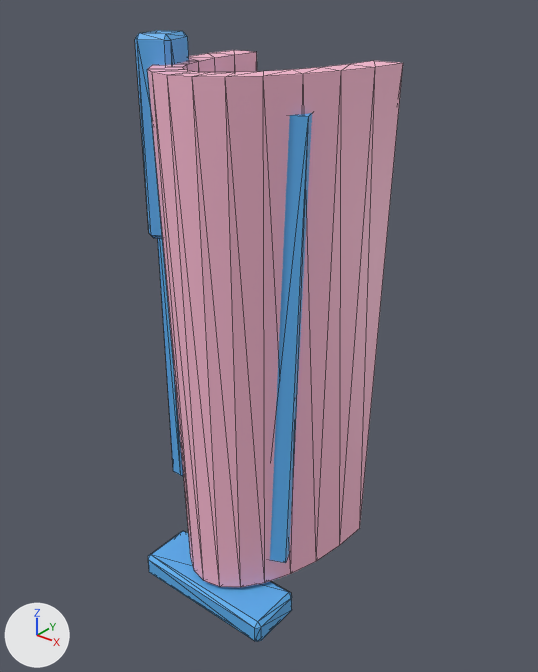
The glTF model viewer/assets/armor-parts/right_thigh/right_thigh.glb, before and after one commit.
One viewpoint serves both versions: a 50 mm camera at (0.2852, -0.3371, 0.2153) aimed at (0.0077, 0.0098, 0.0002). The axes (+X, +Y, +Z) are drawn at lower left. The lights are the same throughout. The first picture is the older version. Mesh edges are drawn as thin lines. Vertices at exactly the same position are counted once.

Names of what the first picture shows: 'armor_right_thigh_v001'.
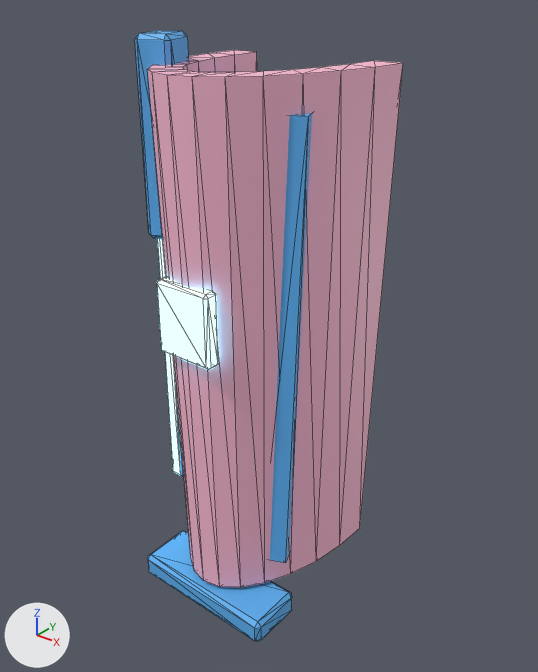
The edits, one by one:
Material 'armor_emissive' (mat_armor_emissive) is new.
Its base color is (0.18, 0.902, 1.0) (cyan #76f4ff).
Its emission color is (0.18, 0.902, 1.0) (cyan #76f4ff).
Its emission strength is 4.0.
me_armor_right_thigh_v001 is used by ob_armor_right_thigh_v001; location (0.0, 0.0, 0.0).
me_armor_right_thigh_v001 had 184 vertices, 348 faces and spanned x -0.069..0.064, y -0.062..0.062, z -0.191..0.186.
me_armor_right_thigh_v001 now has 208 vertices, 392 faces and spans x -0.069..0.064, y -0.062..0.062, z -0.191..0.186.
me_armor_right_thigh_v001 part 1: a new loose piece of 24 vertices spanning x -0.02..0.02, y -0.062..-0.052, z 0.008..0.055, in mat_armor_emissive (cyan #76f4ff, glowing cyan #76f4ff).
me_armor_right_thigh_v001 part 2: 22 faces spanning x -0.069..-0.057, y -0.015..0.015, z -0.131..0.131 switch from mat_armor_accent (blue #5cb0f1) to mat_armor_emissive (cyan #76f4ff, glowing cyan #76f4ff).

Location of each change, [x1, y1, x2, y2] in pixels of the pictures (538 x 672 px):
part 1 of me_armor_right_thigh_v001, added
    after: [157, 276, 218, 370]
part 2 of me_armor_right_thigh_v001, recoloured (lighter)
    both: [158, 239, 181, 475]
